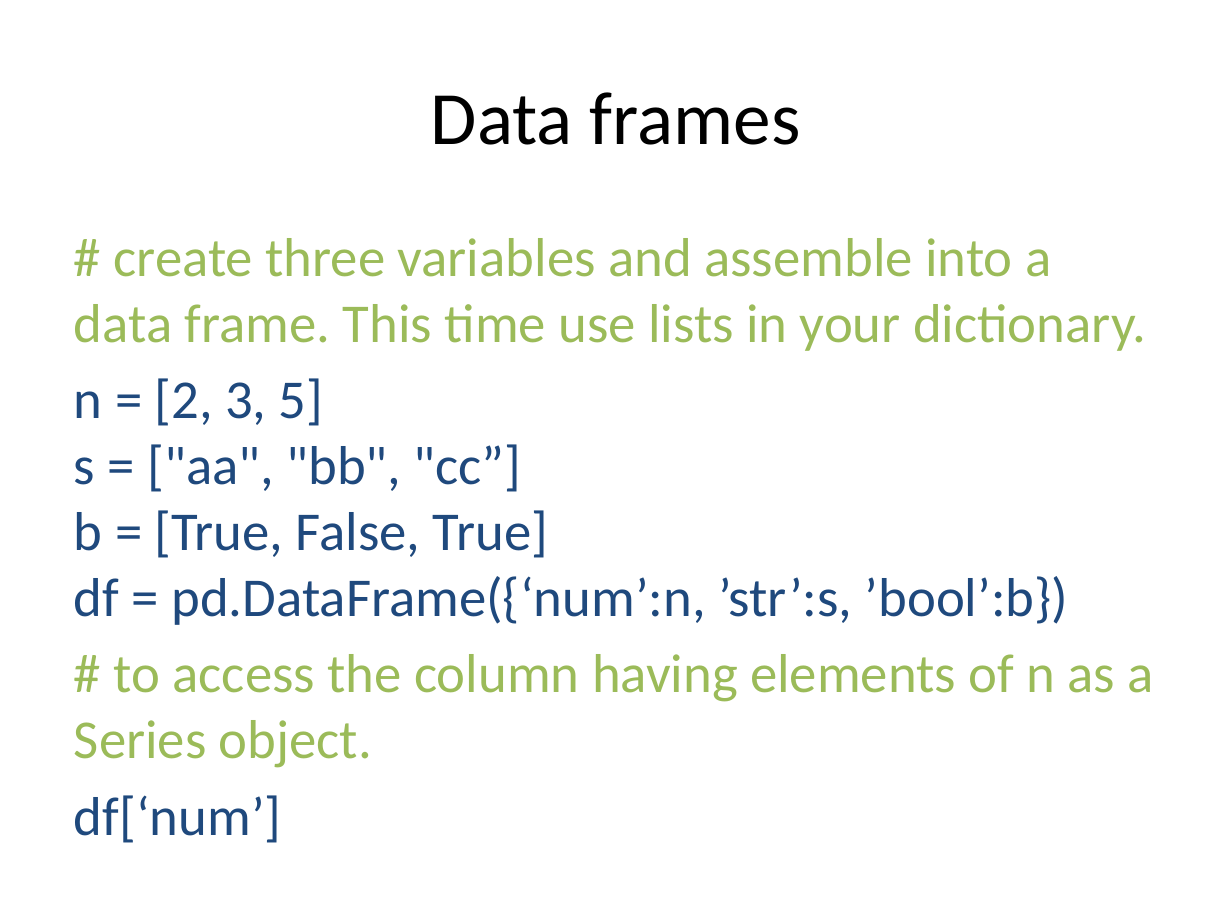
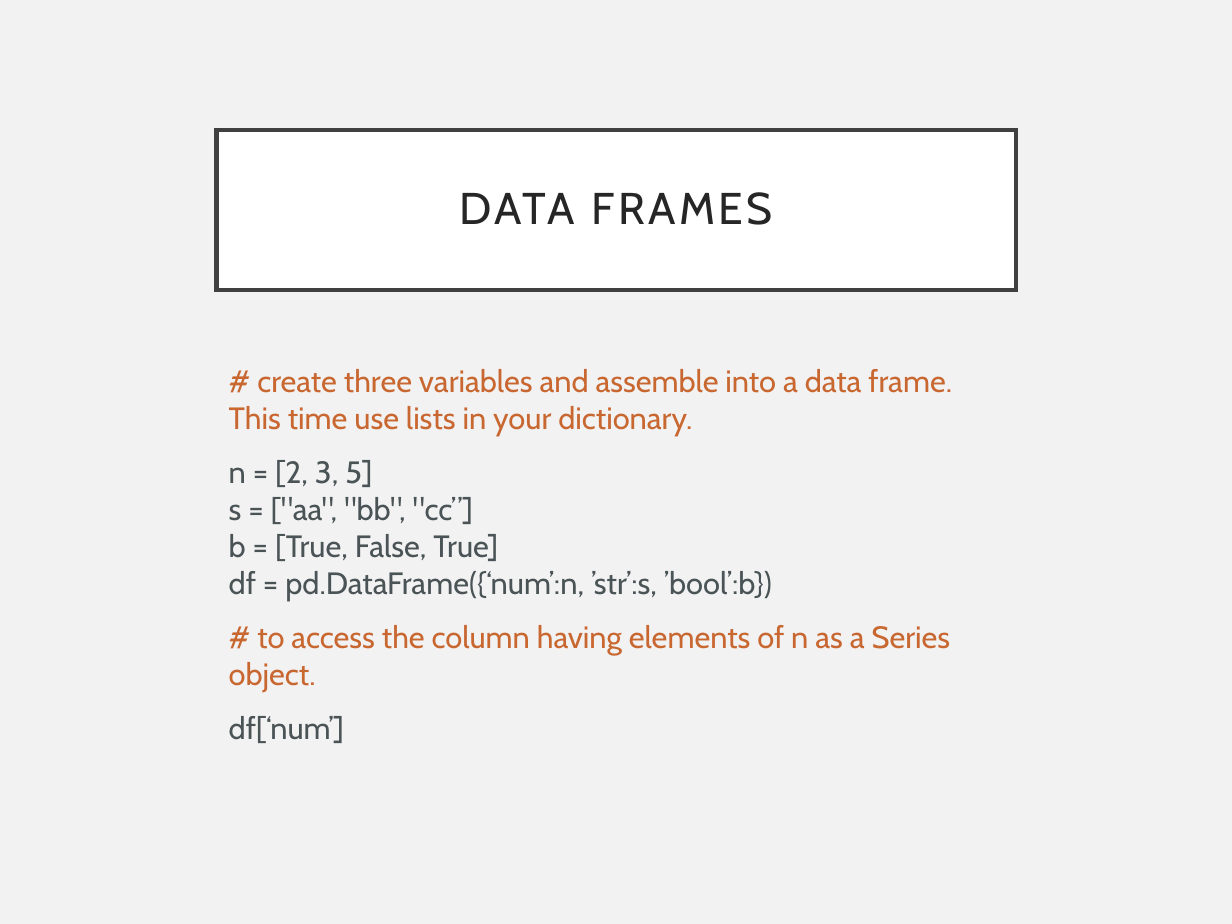
Before and after one commit to pradau/python_for_psychologists, a slide deck: slide 26 of Python_intro_lecture.pptx. Drawn at 1232x924 pixels with LibreOffice and Linux fonts; fonts in the diff are those of the drawing. Boxes give left, top, right and bottom in pixels: in the first picture for what was removed or moved away, otherwise in the second. Text is boxed around its words. In the diff, an @@ line names an element or a change of style, - is before the commit and + after.

```diff
--- a/Python_intro_lecture.pptx
+++ b/Python_intro_lecture.pptx
@@ background #FFFFFF to #F2F2F2 @@
@@ title "DATA FRAMES": place and size @@
-title "DATA FRAMES" at <box>431,92,801,145</box>
+title "DATA FRAMES" at <box>217,129,1016,290</box>
@@ title "DATA FRAMES" at <box>217,129,1016,290</box>: fill none to #FFFFFF; outline none to #404040 2.5 pt @@
@@ title at <box>459,192,773,225</box>: text changed; size 44 to 26 pt; font Calibri to Cabin; text colour #000000 to #262626 @@
-Data frames
+DATA FRAMES
@@ text "# create three variables and ...": place and size @@
-text "# create three variables and ..." at <box>74,238,1154,843</box>
+text "# create three variables and ..." at <box>229,369,952,743</box>
@@ text "# create three variables and ..." at <box>229,369,952,743</box>: size 32 to 18 pt, font Calibri to Cabin; text colour #9BBB59 to #C96731 in "# create three variables and assemble into ...", "# to access the column having elements ..."; text colour #1F497D to #4A5356 in "n = [2, 3, 5] s = ...", "df[‘num’]"; more space between paragraphs @@
```
Also in this commit, not shown: 24 other slides changed, 3 slides added, 2 slides removed.
